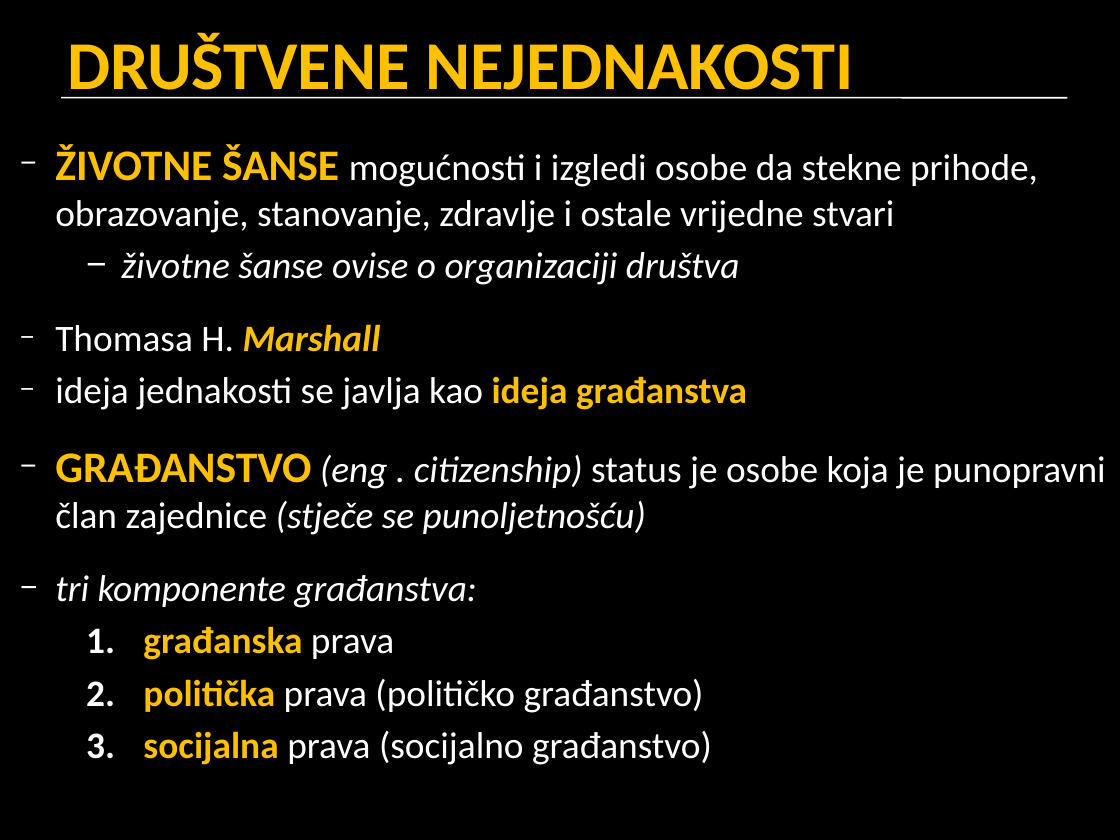
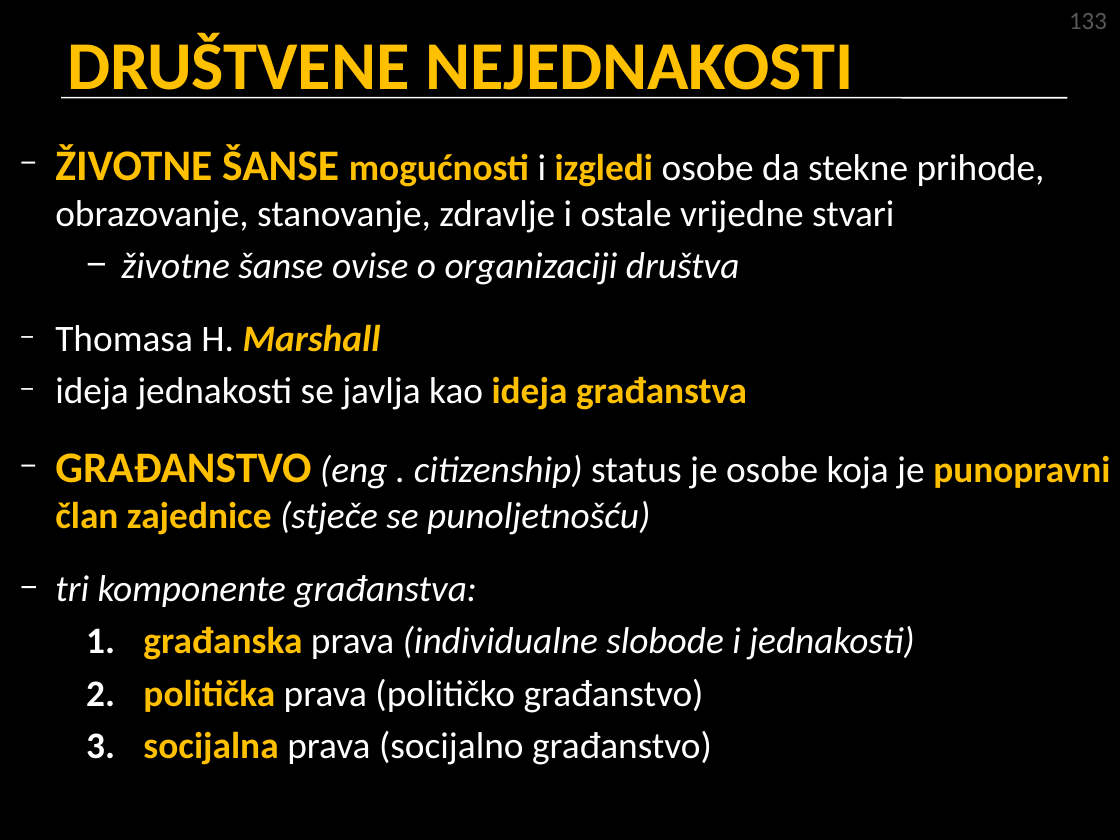
Before and after one commit to srednja-skola/sociologija, a slide deck: slide 3 of data/pptx/007_dr_nejednakosti_i_stratifikacija.pptx. Drawn at 1120x840 pixels with LibreOffice and Linux fonts; fonts in the diff are those of the drawing. Boxes give left, top, right and bottom in pixels: in the first picture for what was removed or moved away, otherwise in the second. Text is boxed around its words. In the diff, an @@ line names an element or a change of style, - is before the commit and + after.

```diff
--- a/data/pptx/007_dr_nejednakosti_i_stratifikacija.pptx
+++ b/data/pptx/007_dr_nejednakosti_i_stratifikacija.pptx
@@ text added at [1069, 13, 1107, 29], 16 pt, text #595959 @@
+133
@@ text at [55, 144, 1110, 535]: text colour #FFFFFF to #FFC000, bold on in "mogućnosti izgledi", "punopravni član zajednice" @@
@@ text at [143, 626, 914, 660]: text changed; text colour #FFC000 to #FFFFFF; bold off; italic on @@
-        1. građanska prava
+        1. građanska prava (individualne slobode i jednakosti)
```
Also in this commit, not shown: 24 other slides changed.
